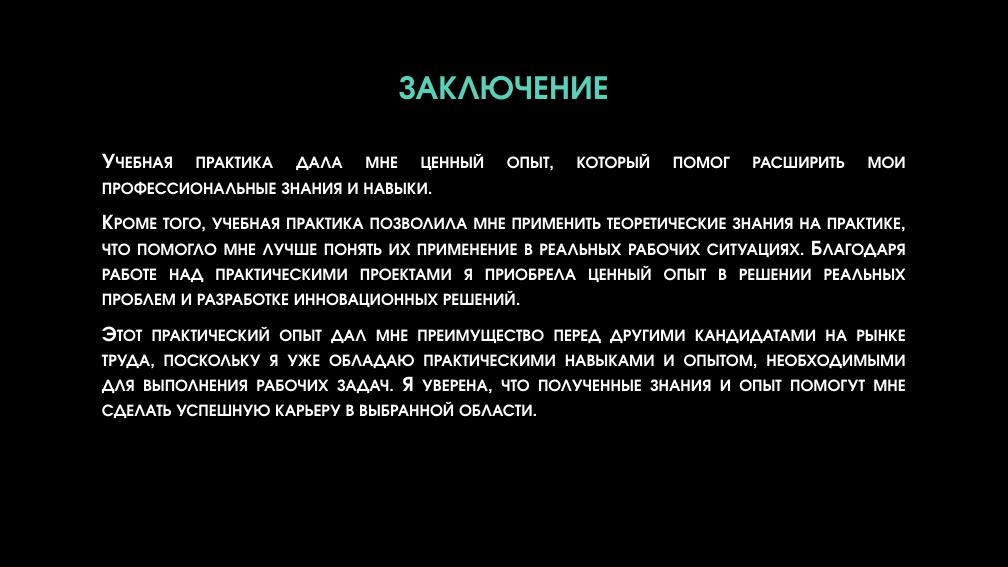
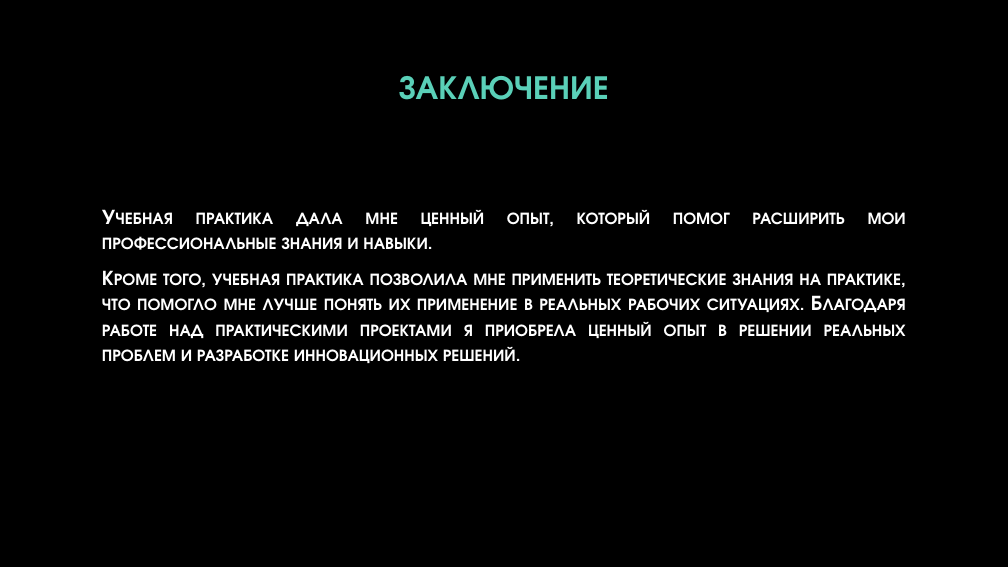
Before and after one commit to HoromiUzumaki/Practice_PM02, a slide deck: slide 17 of отчетная презентация по практике ПМ02.pptx (slide 19 before the commit). Drawn at 1008x567 pixels with LibreOffice and Linux fonts; fonts in the diff are those of the drawing; background and template pictures are left out. Boxes give left, top, right and bottom in pixels: in the first picture for what was removed or moved away, otherwise in the second. Text is boxed around its words. In the diff, an @@ line names an element or a change of style, - is before the commit and + after.

```diff
--- a/отчетная презентация по практике ПМ02.pptx
+++ b/отчетная презентация по практике ПМ02.pptx
@@ text at [102, 327, 906, 418]: paragraph removed @@
-Этот практический опыт дал мне преимущество перед другими кандидатами на рынке труда, поскольку я уже обладаю практическими навыками и опытом, необходимыми для выполнения рабочих задач. Я уверена, что полученные знания и опыт помогут мне сделать успешную карьеру в выбранной области.
```
Also in this commit, not shown: 4 slides added, 7 slides removed, 1 other file.
